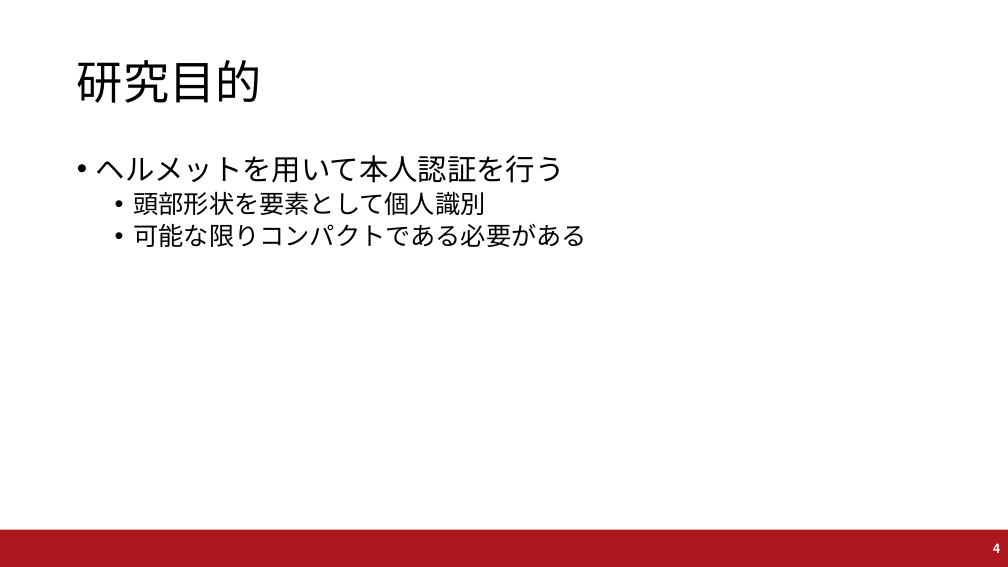
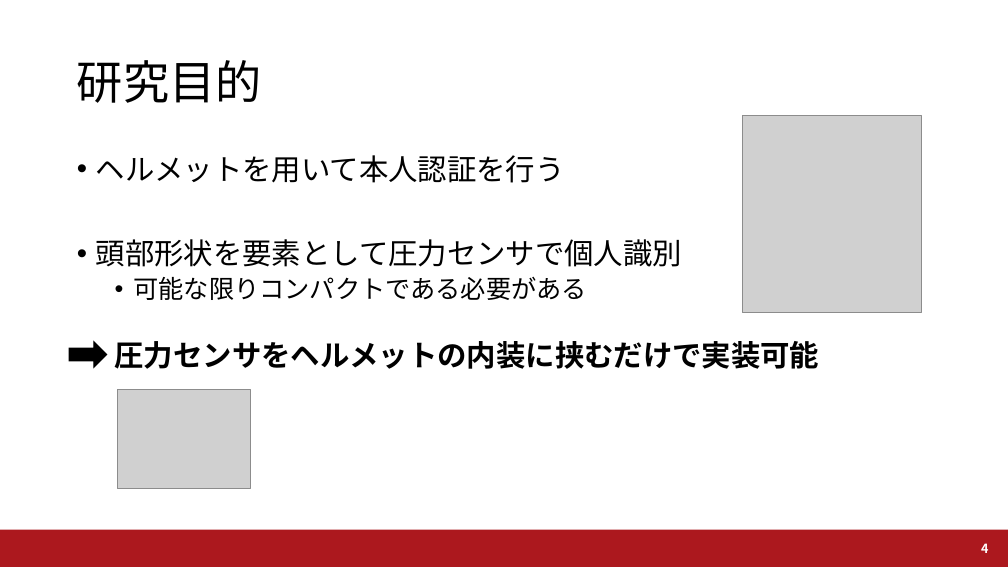
Before and after one commit to a2h1r0/lab, a slide deck: slide 4 of UWW2019/UWW2019_Fujii.pptx. Drawn at 1008x567 pixels with LibreOffice and Linux fonts; fonts in the diff are those of the drawing; grey boxes stand for pictures; background and template pictures are left out. Boxes give left, top, right and bottom in pixels: in the first picture for what was removed or moved away, otherwise in the second. Text is boxed around its words. In the diff, an @@ line names an element or a change of style, - is before the commit and + after.

```diff
--- a/UWW2019/UWW2019_Fujii.pptx
+++ b/UWW2019/UWW2019_Fujii.pptx
@@ picture added at bbox=[743, 115, 921, 312] @@
@@ text at bbox=[96, 239, 682, 267]: text changed; size 24 to 28 pt @@
-  • 頭部形状を要素として個人識別
+• 頭部形状を要素として圧力センサで個人識別
@@ right arrow added at bbox=[70, 342, 107, 368], fill #000000, outline #000000 1 pt @@
@@ text at bbox=[115, 341, 820, 369]: paragraph added @@
+  圧力センサをヘルメットの内装に挟むだけで実装可能
@@ picture added at bbox=[117, 389, 250, 489] @@
@@ page number: place and size @@
-page number at bbox=[993, 543, 1000, 553]
+page number at bbox=[981, 543, 988, 553]
```
Also in this commit, not shown: 3 other slides changed, 1 slide added, 5 other files.
